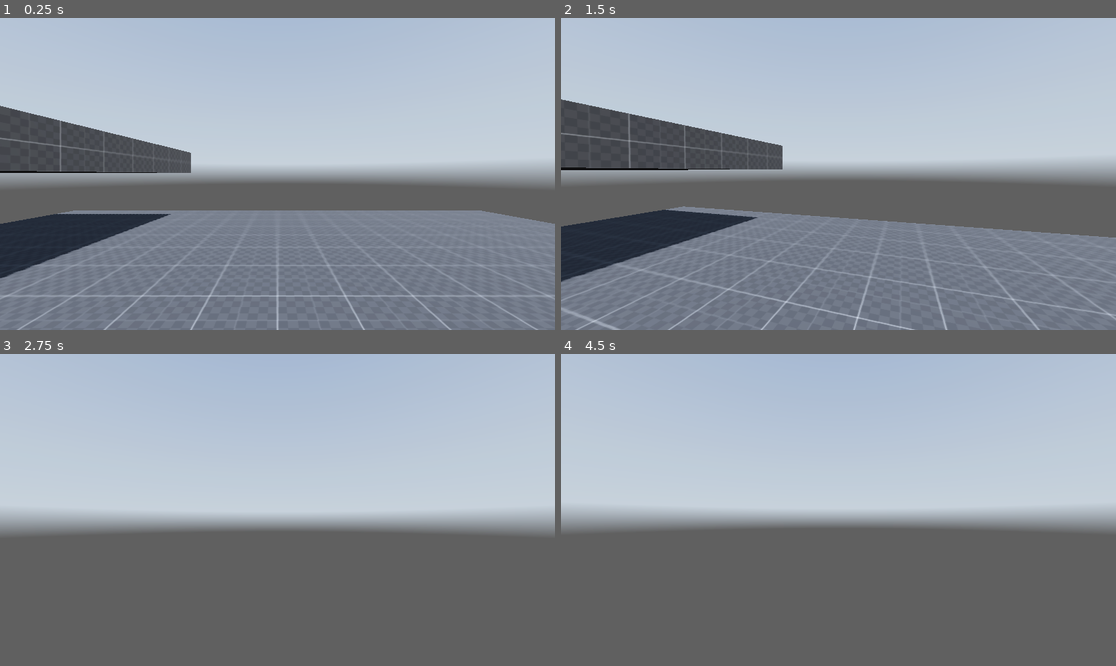
Above: before the commit, frames 1-4 (two rows, left to right).
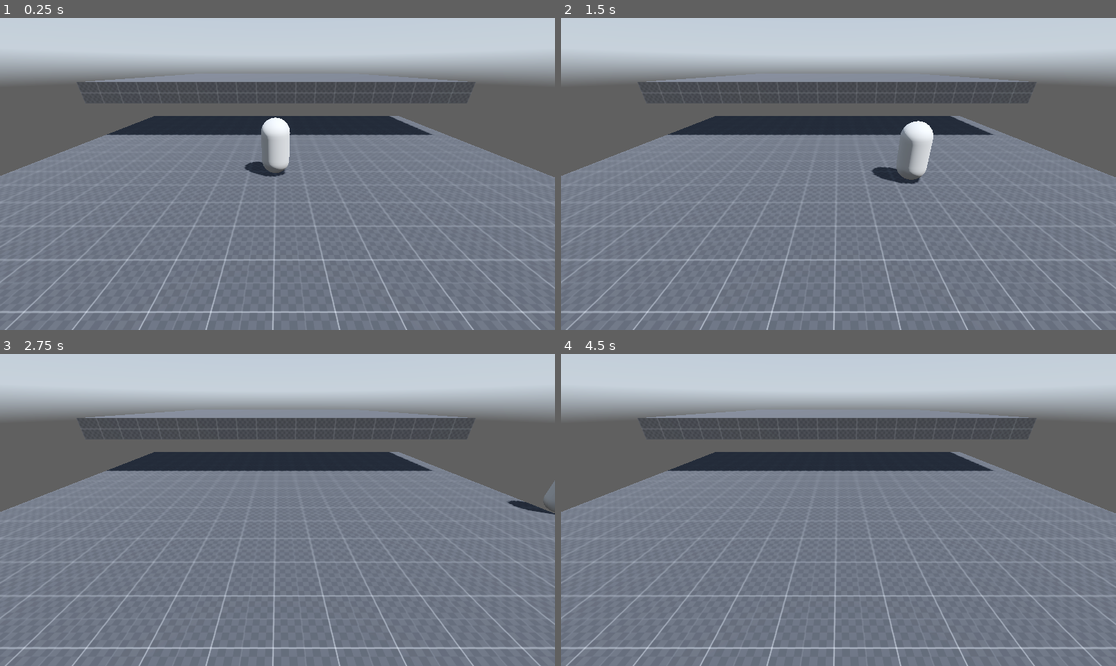
Above: after the commit, the same moments.

Repository: minty26/Godot-3d-Game
Game: Godot game, scene res://scenes/main.tscn
Two runs of this game, one before a commit and one after it. Both use one fixed random seed, a clock stepped at 60 frames per second and the inputs below. A sky picture missing from this copy of the repository is replaced by a grey-blue gradient.
Inputs (mouse positions are in pixels of both pictures, inside the frame that each line leads up to):
- Up to frame 1 (0.25 s): no input
- Up to frame 2 (1.5 s): tap Enter (ui_accept) at 0.5, 0.77 s; move the mouse to (866, 174) at 0.52 s; hold Ctrl (crouch) 0.53-1.28 s; hold W (forward) from 0.53 s (still down); move the mouse to (810, 174) at 1.27 s; tap Ctrl (crouch) at 1.35 s
- Up to frame 3 (2.75 s): keep holding W (forward); tap Enter (ui_accept) at 1.52 s; move the mouse to (288, 503) at 2.02 s; hold Shift (sprint) from 2.03 s (still down); tap Ctrl (crouch) at 2.3 s
- Up to frame 4 (4.5 s): keep holding W (forward); move the mouse to (832, 516) at 2.77 s; release Shift (sprint) at 2.78 s; tap Ctrl (crouch) at 2.85 s; tap Enter (ui_accept) at 3.02, 3.5, 3.77, 4.25 s; move the mouse to (877, 513) at 3.52 s; hold Ctrl (crouch) 3.53-4.28 s; move the mouse to (794, 506) at 4.27 s; tap Shift (sprint) at 4.35 s

The runs differ from the first frame. In frame 1, 51% of the frame differs, in the area x 0-100%, y 13-100%; in frame 2, 54%; in frame 3, 87%, in the area x 0-100%, y 0-100%; in frame 4, 86%.

Commit message:
fixed double crouch bug
- made player into a capsule also

Diff:
--- a/scenes/main.tscn
+++ b/scenes/main.tscn
@@ -24,6 +24,7 @@
 
 [node name="Camera3D" type="Camera3D" parent="."]
 transform = Transform3D(-4.37114e-08, -0.461749, 0.887011, 0, 0.887011, 0.461749, -1, 2.01837e-08, -3.87725e-08, 6.87011, 3.4718, -0.0692646)
+current = true
 
 [node name="stage" type="Node3D" parent="."]
 
--- a/scenes/player.tscn
+++ b/scenes/player.tscn
@@ -1,6 +1,8 @@
-[gd_scene load_steps=3 format=3 uid="uid://dmjc3fgwp5qka"]
+[gd_scene load_steps=4 format=3 uid="uid://dmjc3fgwp5qka"]
 
 [ext_resource type="Script" path="res://scripts/player.gd" id="1_veto3"]
+
+[sub_resource type="CapsuleMesh" id="CapsuleMesh_ru2lx"]
 
 [sub_resource type="CapsuleShape3D" id="CapsuleShape3D_eswk3"]
 
@@ -11,15 +13,16 @@
 transform = Transform3D(-1, 0, -8.74228e-08, 0, 1, 0, 8.74228e-08, 0, -1, 0, 2, 0)
 target_position = Vector3(0, 2, 0)
 
-[node name="CSGCylinder3D" type="CSGCylinder3D" parent="."]
-transform = Transform3D(1, 0, 0, 0, 1, 0, 0, 0, 1, 0, 1.01961, 0)
+[node name="CSGMesh3D" type="CSGMesh3D" parent="."]
+transform = Transform3D(-1, 0, -8.74228e-08, 0, 1, 0, 8.74228e-08, 0, -1, 0, 1, 0)
+mesh = SubResource("CapsuleMesh_ru2lx")
 
 [node name="standing_collision_shape" type="CollisionShape3D" parent="."]
 transform = Transform3D(1, 0, 0, 0, 1, 0, 0, 0, 1, 0, 1, 0)
 shape = SubResource("CapsuleShape3D_eswk3")
 
 [node name="head" type="Node3D" parent="."]
-transform = Transform3D(1, 0, 0, 0, 1, 0, 0, 0, 1, 0, 1.8, 0)
+transform = Transform3D(1, 0, 0, 0, 1, 0, 0, 0, 1, 0, 2.21918, 0)
 
 [node name="Camera3D" type="Camera3D" parent="head"]
-current = true
+transform = Transform3D(1, 0, 0, 0, 1, 0, 0, 0, 1, 0, -0.433691, 0)
--- a/scripts/player.gd
+++ b/scripts/player.gd
@@ -37,6 +37,8 @@
 			head.rotate_x(deg_to_rad(-event.relative.y * mouse_sense))
 			head.rotation.x = clamp(head.rotation.x,deg_to_rad(-89),deg_to_rad(89))
 
+var is_crouching = false
+
 func crouchEaseIn():
 	pass
 
@@ -47,15 +49,18 @@
 	if yes:
 		crouchEaseIn()
 		player.global_scale(Vector3(1,0.5,1))
+		is_crouching = true
 	else:
 		crouchEaseOut()
 		player.global_scale(Vector3(1,2,1))
+		is_crouching = false
 
 
 func _physics_process(delta):
 	if Input.is_action_just_pressed("crouch"):
-		setCrouch(true)
-		intendingToStand = false
+		if not is_crouching:
+			setCrouch(true)
+			intendingToStand = false
 
 	if Input.is_action_just_released("crouch"):
 		print(raycast.get_collider())
